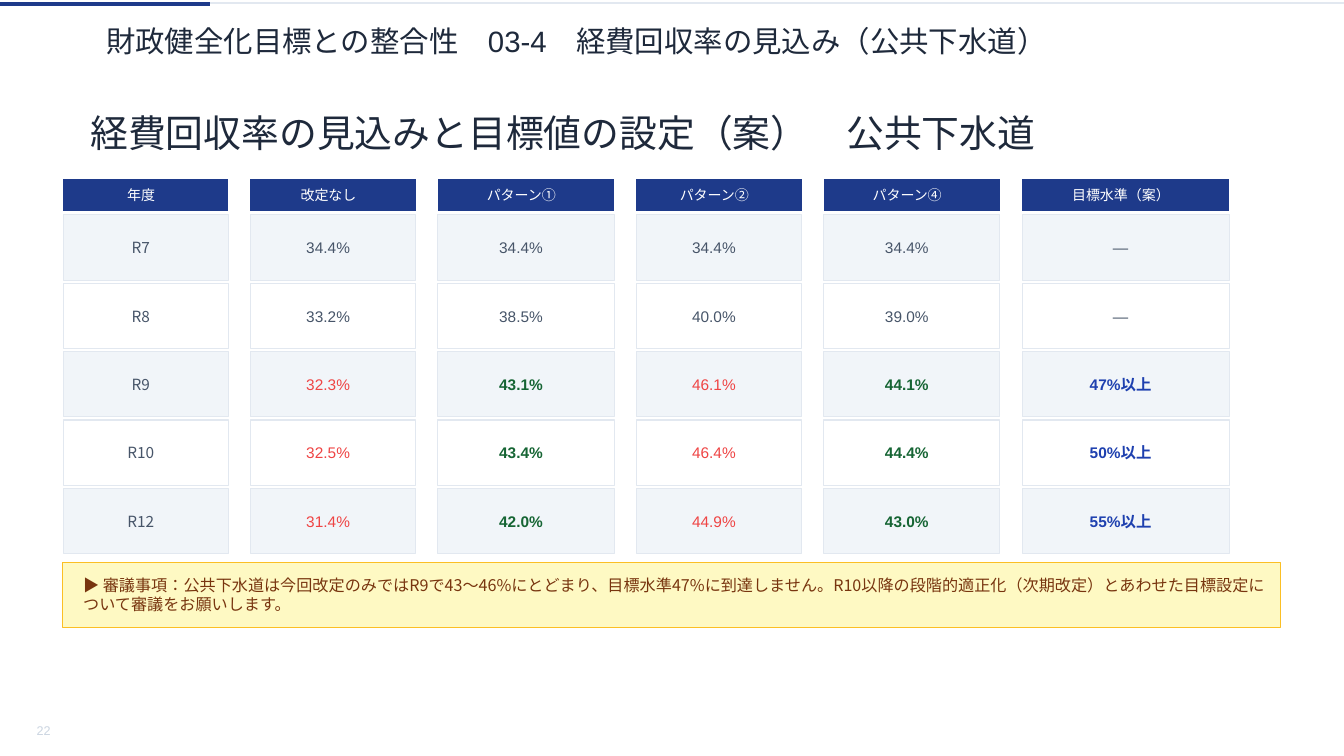
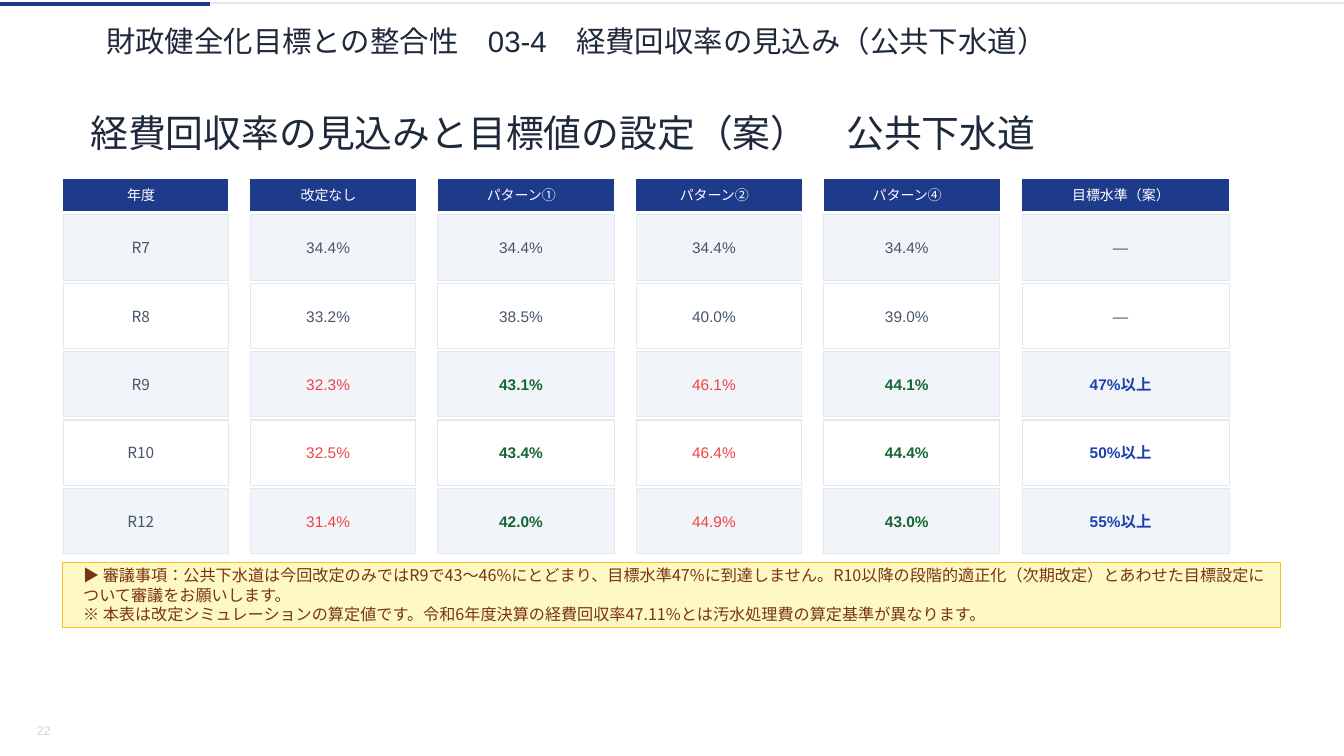
Before and after one commit to ryowakayama-gif/repository, a slide deck: slide 22 of rokko_sewage_council/output/六戸町_第2回審議会資料.pptx. Drawn at 1344x756 pixels with LibreOffice and Linux fonts; fonts in the diff are those of the drawing. Boxes give left, top, right and bottom in pixels: in the first picture for what was removed or moved away, otherwise in the second. Text is boxed around its words. In the diff, an @@ line names an element or a change of style, - is before the commit and + after.

```diff
--- a/rokko_sewage_council/output/六戸町_第2回審議会資料.pptx
+++ b/rokko_sewage_council/output/六戸町_第2回審議会資料.pptx
@@ text in freeform shape at (103, 606, 986, 622): paragraph added @@
+※ 本表は改定シミュレーションの算定値です。令和6年度決算の経費回収率47.11%とは汚水処理費の算定基準が異なります。
```
Also in this commit, not shown: 13 other slides changed, 5 other files.
